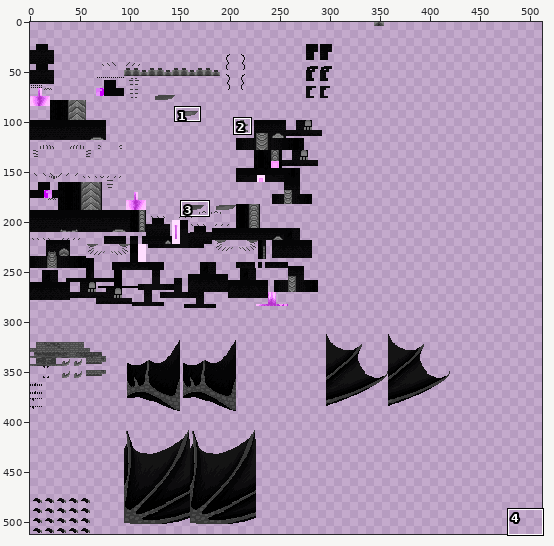
Sprite sheet: src/test/resources/advancedboredom_adult.png. The first picture is a wide view before the edit; the outline marks the close-up.
Close-up. Earlier state:
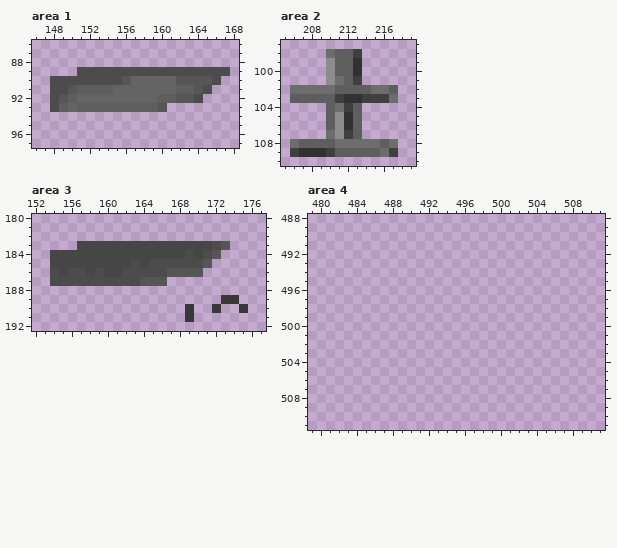
The file is 512x512 pixels. Colours within 5 levels of each other are drawn and written as one. Shown: area 1: x 146..168, y 86..97; area 2: x 205..219, y 97..110; area 3: x 152..177, y 180..192; area 4: x 479..511, y 488..511. The commit also changed other parts of the picture, which this record leaves out.
After the commit:
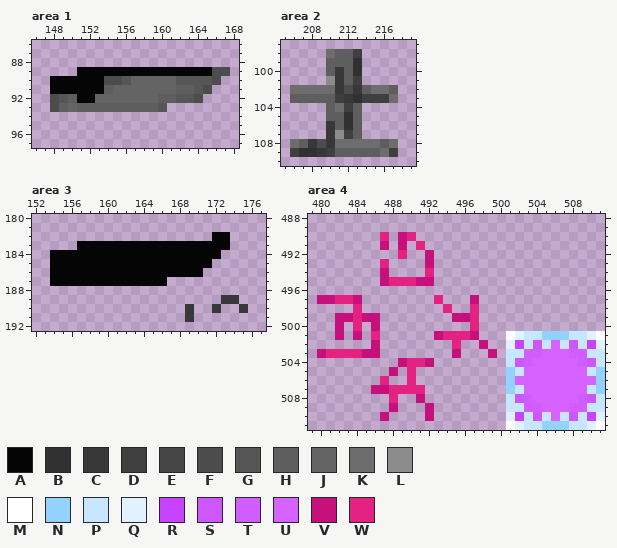
Palette (. is transparent): A #050506  B #313131  C #383838  D #3f3f3f  E #464646  F #4c4c4c  G #565656  H #5e5e5e  J #646464  K #6d6d6d  L #8c8c8c  M #ffffff  N #93d2ff  P #c6e7ff  Q #e0f2ff  R #c743ff  S #ce56ff  T #d05eff  U #d663ff  V #c6117c  W #e42281
Edits made:
Changed rows in their new state; - is an unchanged pixel.
Area 1:
first column x 148:
89 ---AAAAAAAAAAAAAAA
90 AAAAAA------------
91 AAAAAA------------
92 ---AA-------------
Area 2:
first column x 208:
 99 --H---
100 --HC--
101 ---C--
102 ---CFC
103 ----C-
105 ---H--
106 --CH--
107 --C---
108 CFC---
109 -C----
Area 3:
first column x 154:
182 ------------------AA
183 ---AAAAAAAAAAAAAAAAA
184 AAAAAAAAAAAAAAAAAAA-
185 AAAAAAAAAAAAAAAAAA--
186 AAAAAAAAAAAAAAAAA---
187 AAAAAAAAAAAAA-------
Area 4:
first column x 480:
490 -------W-VW---------------------
491 -------V-V-W--------------------
492 ---------W--V-------------------
493 -------W----V-------------------
494 -------V----W-------------------
495 -------VWWWVV-------------------
497 VVWWV--------W---V--------------
498 ----W---------W--W--------------
499 --VVWVV--------VVW--------------
500 --V-W-V----------W--------------
501 --V-V-W------VWWWV---MQPPNNNPPQM
502 ------V--------W--V--QRPSPUPSPRQ
503 VWWWWVV--------V---V-PPTTUUUTTPP
504 ---------VWWV--------PSTUUUUUTSP
505 --------V-W----------NPUUUUUUUPN
506 -------W--W----------NUUUUUUUUUN
507 ------VVWWWW---------NPUUUUUUUPN
508 --------W--V---------PSTUUUUUTSP
509 --------V---V--------PPTTUUUTTPP
510 -------V----V--------QRPSPUPSPRQ
511 ---------------------MQPPNNNPPQM
Where, in picture pixels (left, top, right, bottom), the same in both close-ups:
changed: (50, 67, 212, 103)
changed: (308, 58, 362, 157)
changed: (50, 232, 230, 286)
added: (317, 232, 605, 430)
